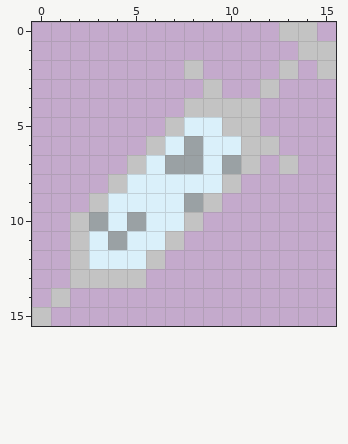
A pixel-art sprite gets an edit: src/main/resources/assets/vampirism/textures/skills/hunter.png. Above, as it was before the edit.
The file is 16x16 pixels. Colours within 5 levels of each other are drawn and written as one.
After the commit:
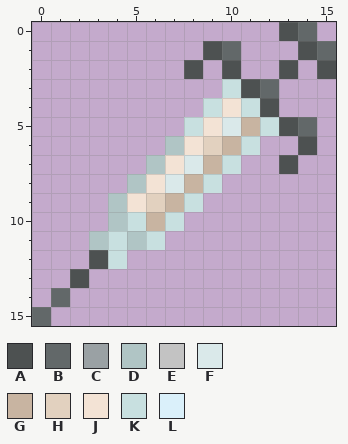
Palette (. is transparent): A #4d5151  B #626869  C #9aa1a4  D #b0c5c5  E #c3c3c3  F #dae9ea  G #c8b4a1  H #e2d1bf  J #f3e3d5  K #c8e0e0  L #daf0fa
Edits made:
Changed rows in their new state; - is an unchanged pixel.
first column x 0:
 0 -------------AB-
 1 ---------AB---AB
 2 --------A-A--A-A
 3 ---------.KAB---
 4 --------.KJKA---
 5 -------.KJFGKAB-
 6 ------.DJHGK.-A-
 7 -----.DJFGK.-A--
 8 ----.DJFGK.-----
 9 ---.DJHGK.------
10 --..DKGK.-------
11 --.DKDK.--------
12 --.AK..---------
13 --A...----------
14 -B--------------
15 B---------------
